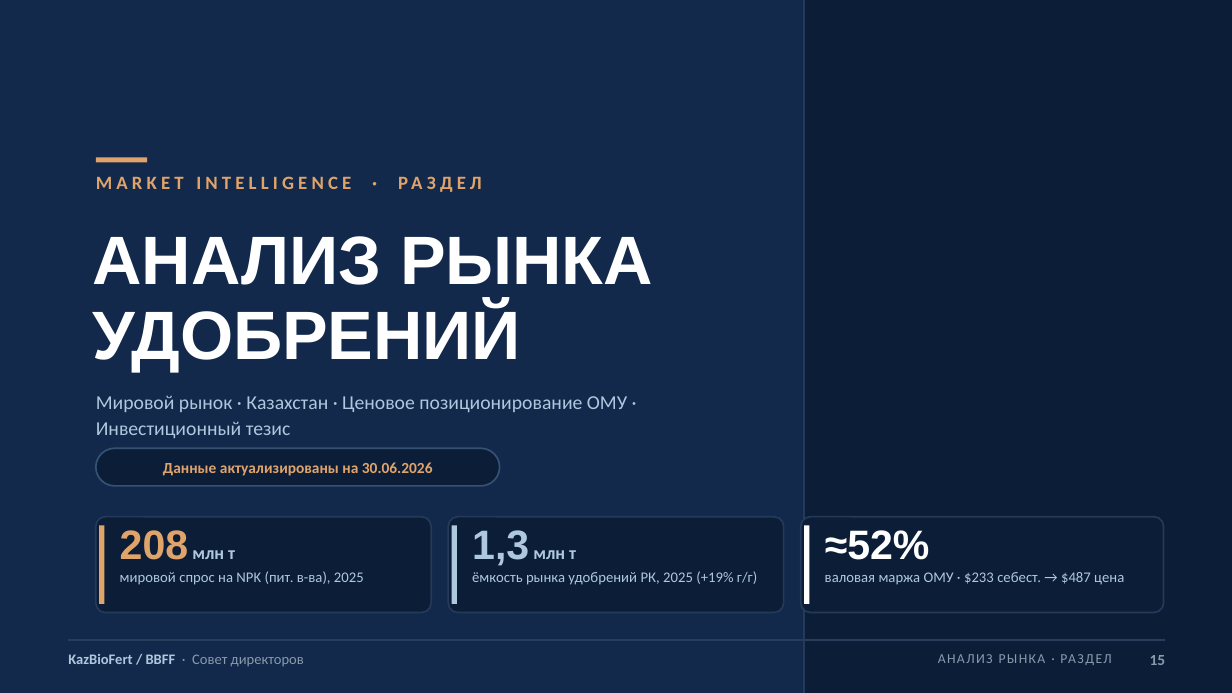
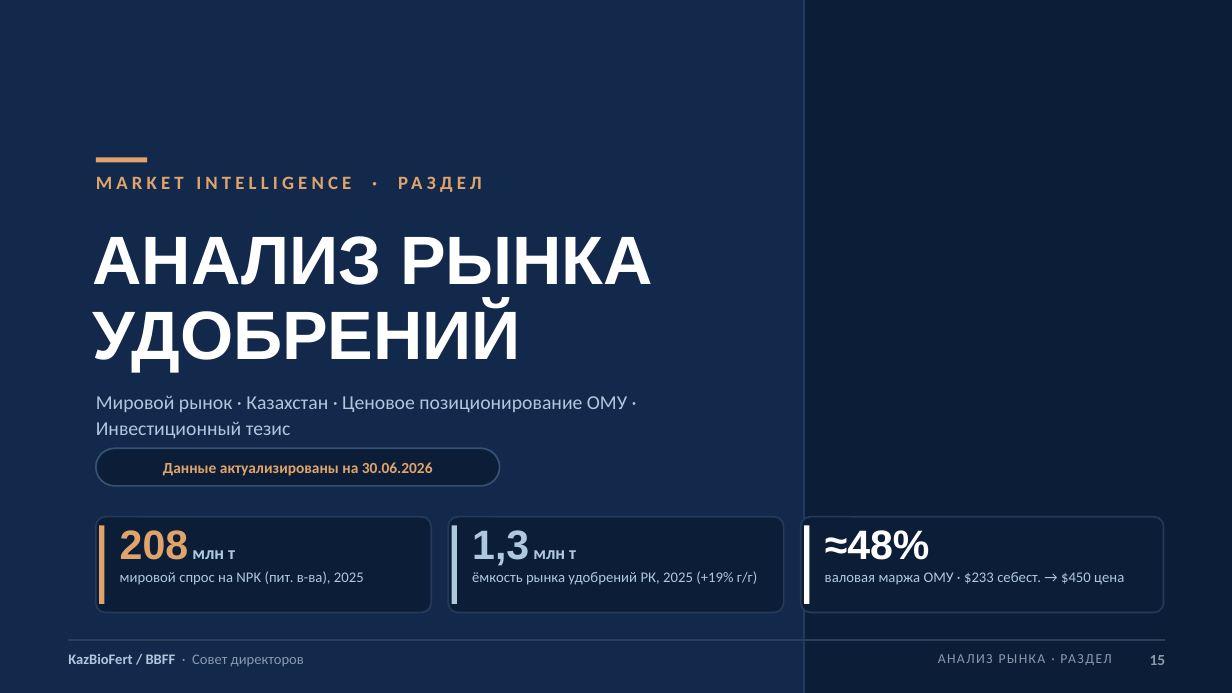
Before and after one commit to aoobakirov/board-presentation, a slide deck: slide 15 of KazBioFert_Board_Presentation_FINAL_20260709.pptx. Drawn at 1232x693 pixels with LibreOffice and Linux fonts; fonts in the diff are those of the drawing. Boxes give left, top, right and bottom in pixels: in the first picture for what was removed or moved away, otherwise in the second. Text is boxed around its words. In the diff, an @@ line names an element or a change of style, - is before the commit and + after.

```diff
--- a/KazBioFert_Board_Presentation_FINAL_20260709.pptx
+++ b/KazBioFert_Board_Presentation_FINAL_20260709.pptx
@@ text at [825, 530, 930, 560]: text changed @@
-≈52%
+≈48%
@@ text at [825, 572, 1124, 585]: text changed @@
-валовая маржа ОМУ · $233 себест. → $487 цена
+валовая маржа ОМУ · $233 себест. → $450 цена
```
Also in this commit, not shown: 12 other slides changed, 3 other files.
